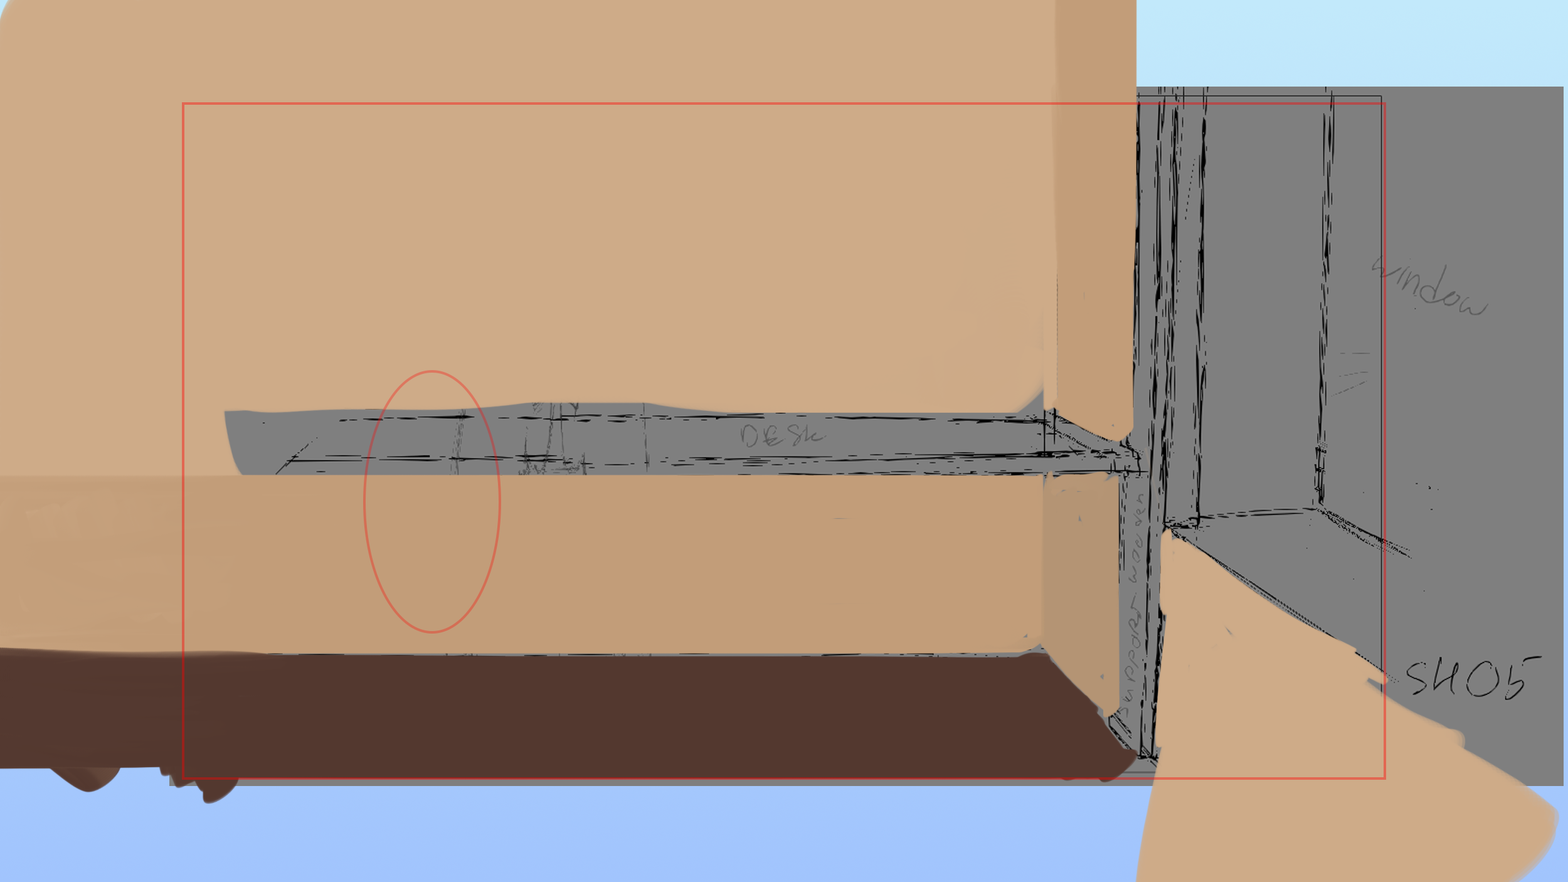
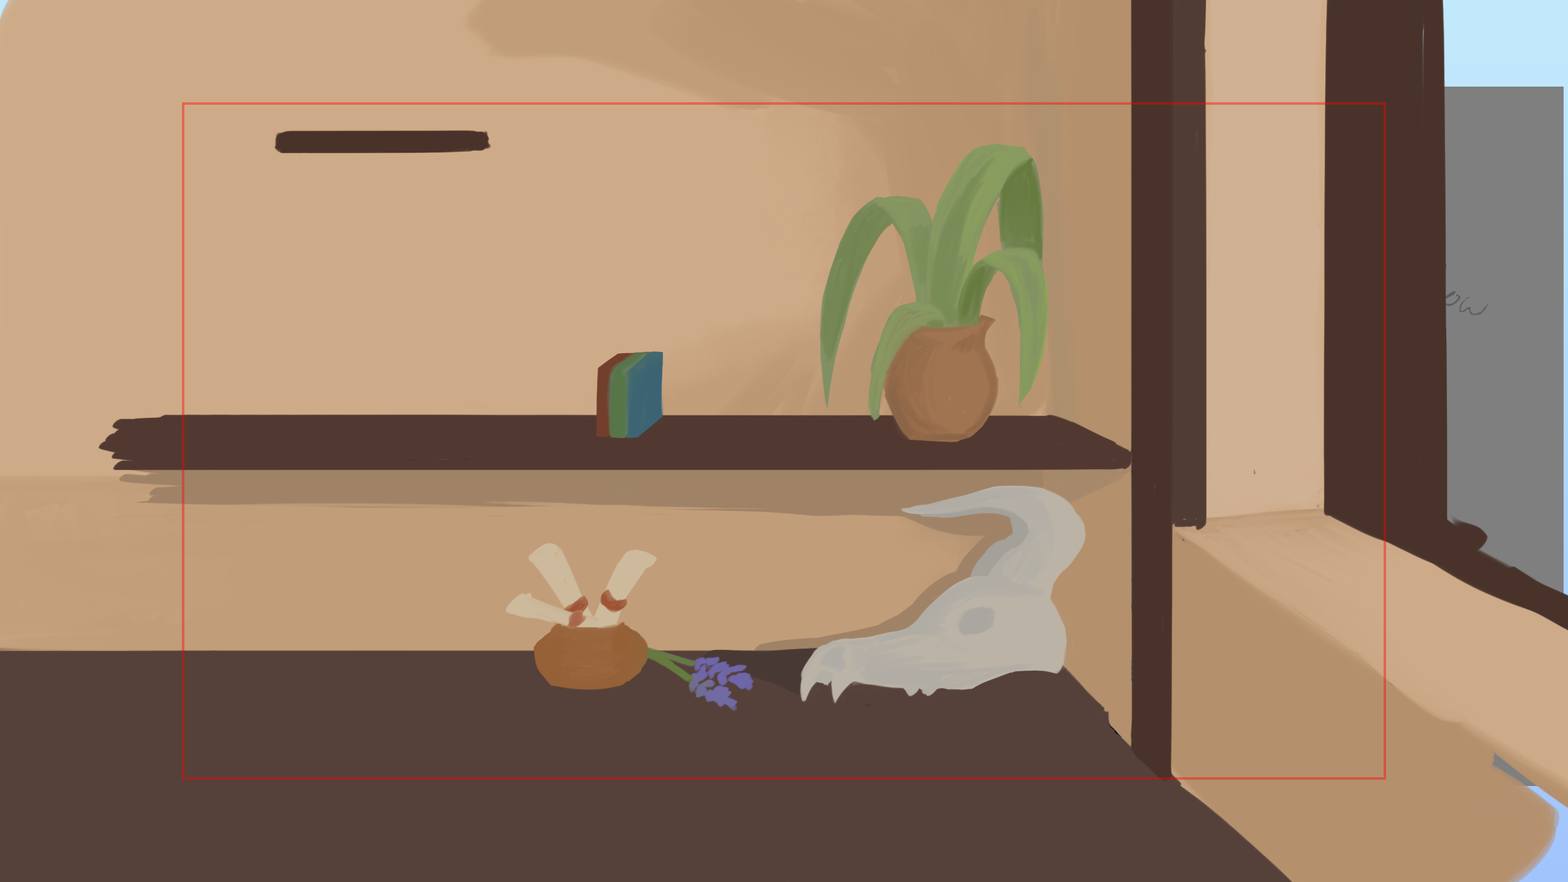
Before/after of a 1568 x 882 layered artwork. What changed in the layer stack:
hid group "CHAR_GUIDE" (1 layers) over [363, 370, 502, 634]
added layer "Layer 10" in group "BG" over [504, 125, 1087, 712]
added layer "Layer 7" in group "BG" over [274, 0, 1568, 782]
added layer "Layer 6" in group "BG" over [97, 413, 1133, 472]
added layer "Layer 5" in group "BG" over [0, 648, 1294, 882]
added layer "Layer 11" in group "BG" over [23, 0, 1568, 882]
painted on "Layer 4" over [0, 0, 1568, 882]
painted on "Gradient Fill 1" over [0, 0, 1568, 882]